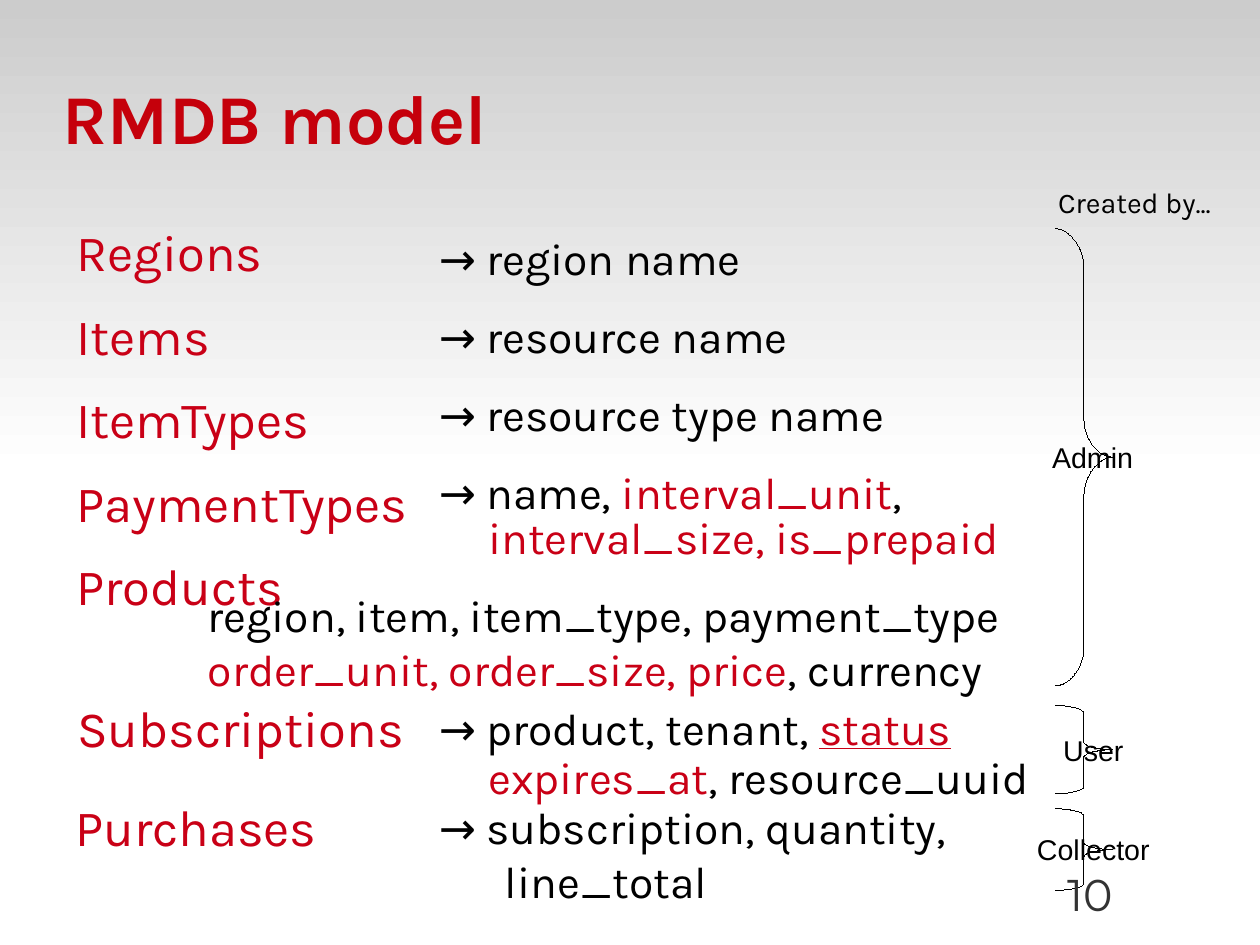
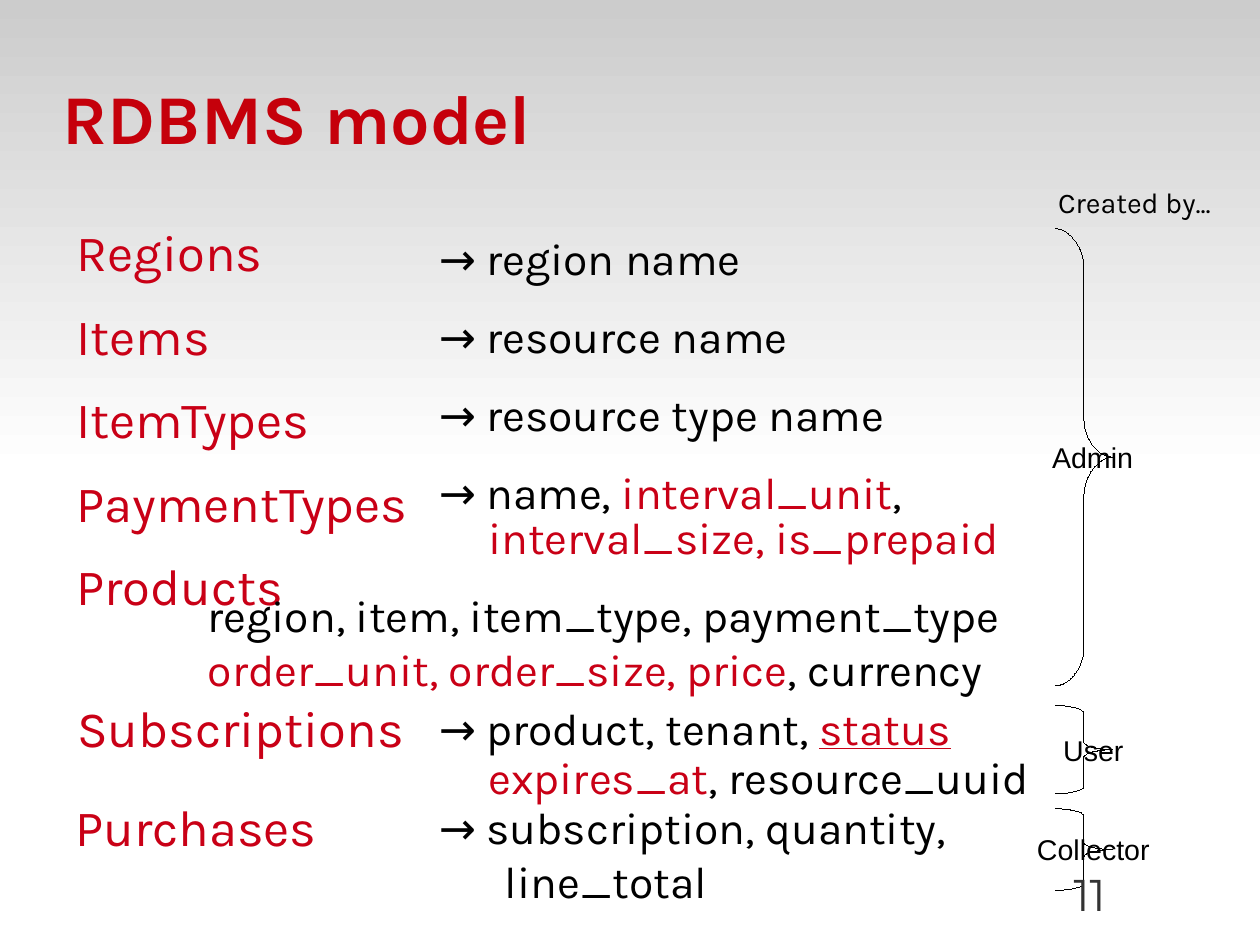
Before and after one commit to zyluo/talk-OSDS-2012, a slide deck: slide 11 of OSDS-2012-SF-dough-LZY.odp (slide 10 before the commit). Drawn at 1260x945 pixels with LibreOffice and Linux fonts; fonts in the diff are those of the drawing; background and template pictures are left out. Boxes give left, top, right and bottom in pixels: in the first picture for what was removed or moved away, otherwise in the second. Text is boxed around its words. In the diff, an @@ line names an element or a change of style, - is before the commit and + after.

```diff
--- a/OSDS-2012-SF-dough-LZY.odp
+++ b/OSDS-2012-SF-dough-LZY.odp
@@ title at box(63, 96, 531, 145): text changed @@
-RMDB model
+RDBMS model
@@ page number at box(1074, 868, 1106, 911): text changed @@
-10
+11
```
Also in this commit, not shown: 9 other slides changed, 1 slide added.
